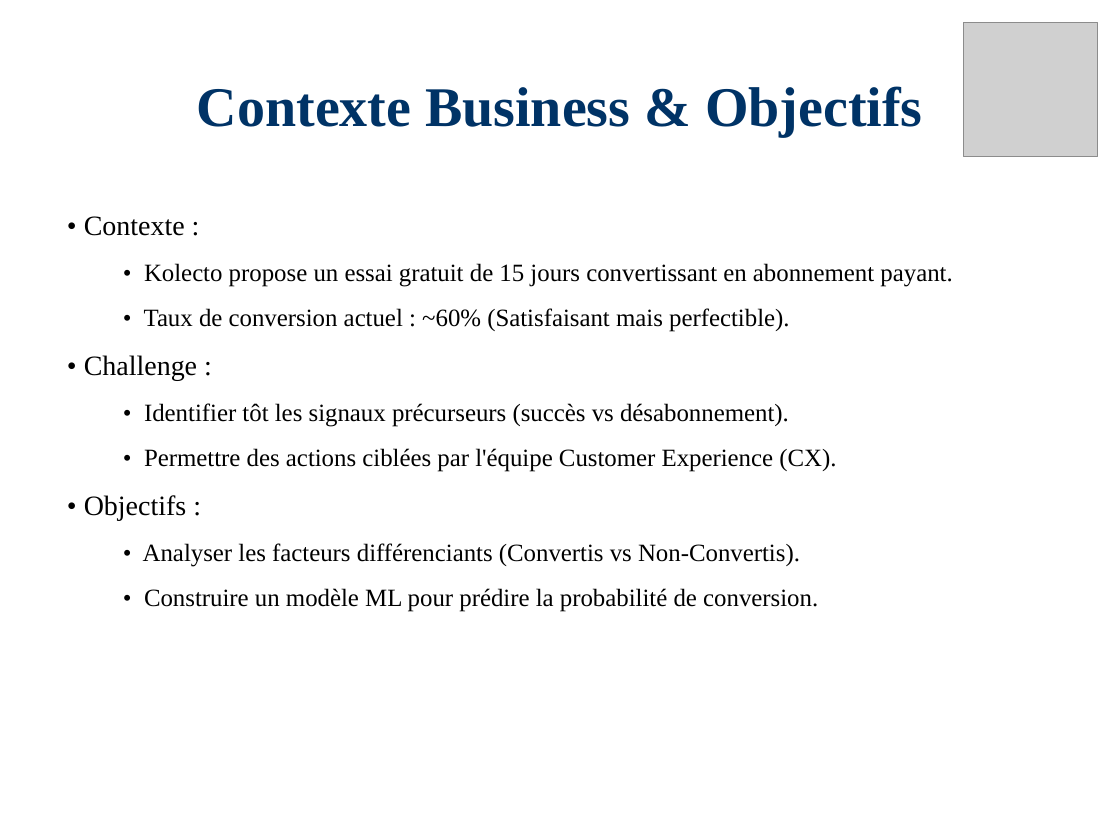
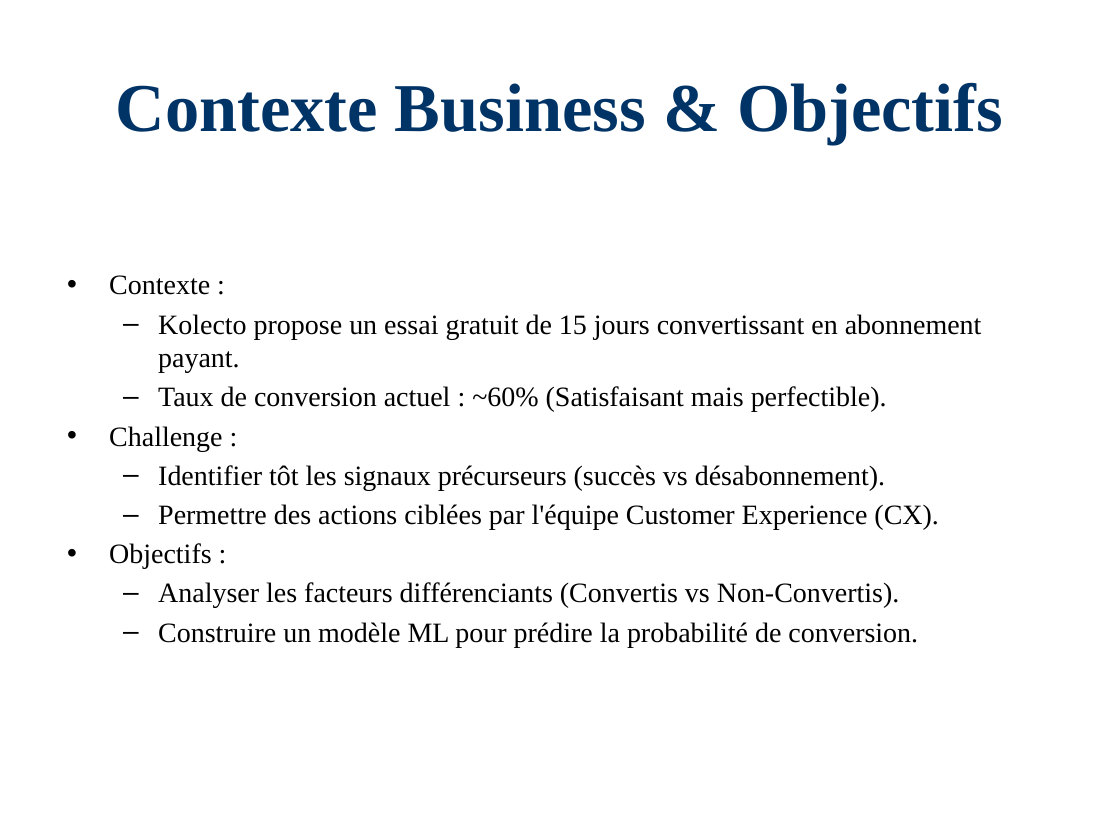
Before and after one commit to Paulino-Cristovao/churn_predictions, a slide deck: slide 2 of Presentations_Resultats_Projet.pptx. Drawn at 1120x840 pixels with LibreOffice and Linux fonts; fonts in the diff are those of the drawing; grey boxes stand for pictures. Boxes give left, top, right and bottom in pixels: in the first picture for what was removed or moved away, otherwise in the second. Text is boxed around its words. In the diff, an @@ line names an element or a change of style, - is before the commit and + after.

```diff
--- a/Presentations_Resultats_Projet.pptx
+++ b/Presentations_Resultats_Projet.pptx
@@ picture removed at <box>963,22,1098,157</box> @@
@@ title "Contexte Business & Objectifs" at <box>116,82,1003,144</box>: size 36 to 44 pt @@
@@ text at <box>109,275,982,647</box>: text changed; size 16 to 18 pt @@
-• Contexte :
-  • Kolecto propose un essai gratuit de 15 jours convertissant en abonnement payant.
-  • Taux de conversion actuel : ~60% (Satisfaisant mais perfectible).
-• Challenge :
-  • Identifier tôt les signaux précurseurs (succès vs désabonnement).
-  • Permettre des actions ciblées par l'équipe Customer Experience (CX).
-• Objectifs :
-  • Analyser les facteurs différenciants (Convertis vs Non-Convertis).
-  • Construire un modèle ML pour prédire la probabilité de conversion.
+• Contexte :
+  – Kolecto propose un essai gratuit de 15 jours convertissant en abonnement payant.
+  – Taux de conversion actuel : ~60% (Satisfaisant mais perfectible).
+• Challenge :
+  – Identifier tôt les signaux précurseurs (succès vs désabonnement).
+  – Permettre des actions ciblées par l'équipe Customer Experience (CX).
+• Objectifs :
+  – Analyser les facteurs différenciants (Convertis vs Non-Convertis).
+  – Construire un modèle ML pour prédire la probabilité de conversion.
```
Also in this commit, not shown: 8 other slides changed, 1 other file.
